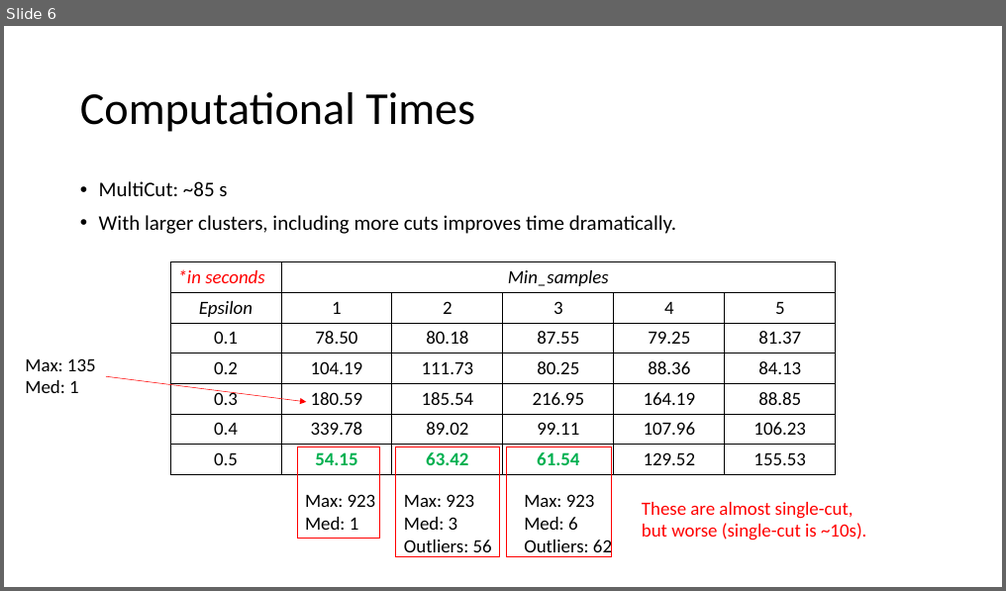
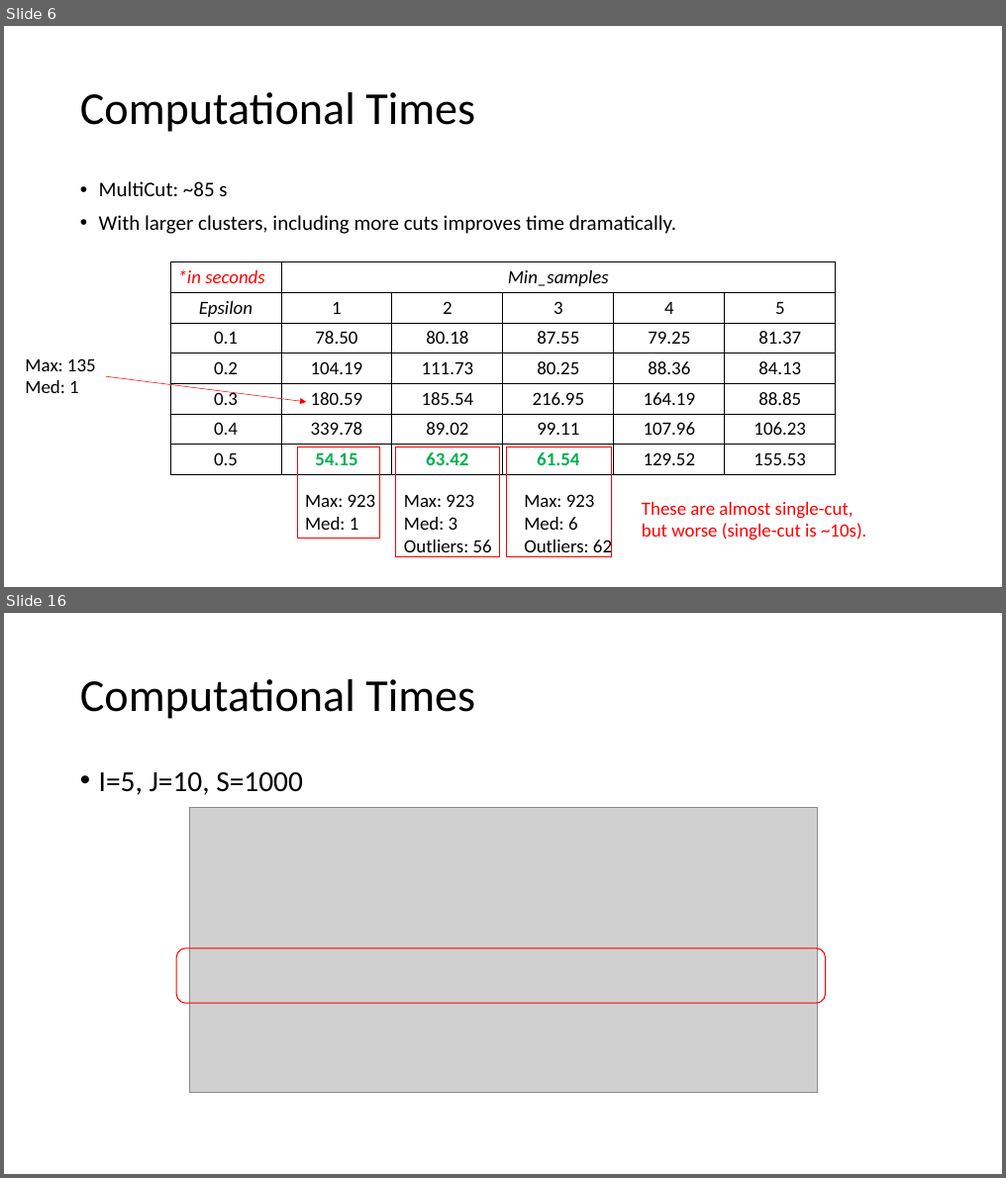
Before and after one commit to parkjan4/SPRO_project, a slide deck: preliminary_results.pptx. Shown one above the other, each under a label of ours: slide 6 before the commit, slides 6 and 16 after it; the slides between them are not shown. The pictures are 1006x591 and 1006x1178 pixels, drawn with LibreOffice and Linux fonts; fonts in the diff are those of the drawing; grey boxes stand for pictures. Boxes give left, top, right and bottom in pixels: in the first picture for what was removed or moved away, otherwise in the second. Text is boxed around its words. In the diff, an @@ line names an element or a change of style, - is before the commit and + after.

```diff
--- a/preliminary_results.pptx
+++ b/preliminary_results.pptx
@@ slide 16 added at bbox=[4, 613, 1002, 1174], background #FFFFFF @@
@@ title added at bbox=[80, 679, 475, 719], 44 pt, text #000000 @@
+Computational Times
@@ text added at bbox=[99, 772, 303, 795], 28 pt, text #000000 @@
+• I=5, J=10, S=1000
@@ picture added at bbox=[189, 807, 817, 1092] @@
@@ rounded rectangle added at bbox=[176, 949, 826, 1003], outline #FF0000 1 pt @@
```
Also in this commit, not shown: 10 other slides added, 6 other files.
